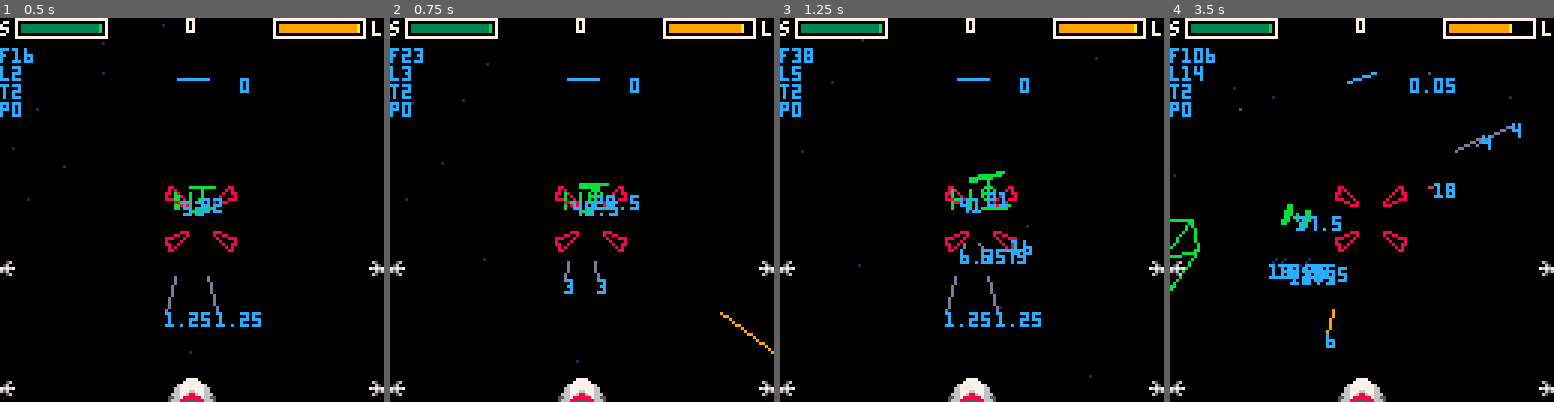
Above: before the commit, frames 1-4 (left to right).
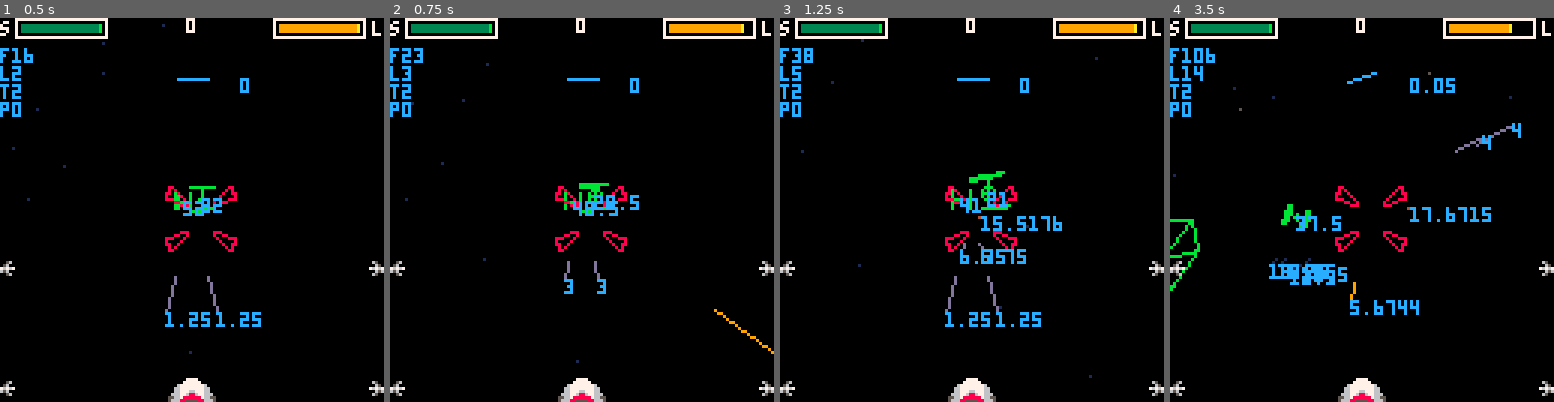
Above: after the commit, the same moments.

Repository: xavier/pico8
Game: PICO-8 cartridge games/xwing.p8
Two runs of this game, one before a commit and one after it. Both use one fixed random seed, a clock stepped at 60 frames per second and the inputs below.
Inputs:
- Up to frame 1 (0.5 s): tap X (X key) at 0.33 s
- Up to frame 2 (0.75 s): tap O (Z key) at 0.7 s
- Up to frame 3 (1.25 s): tap X (X key) at 1.07 s
- Up to frame 4 (3.5 s): hold Right 1.6-2.1 s; tap O (Z key) every 0.4 s from 1.7 to 3.3 s; tap X (X key) at 1.85, 2.97 s; hold Up 2.15-2.42 s; hold Right 2.47-3.03 s; hold Left from 3.08 s (still down)

Frame 1 is identical in both runs. In frame 2, less than 0.1% of the frame differs, in the area x 84-98%, y 75-86%; in frame 3, 0.4%; in frame 4, 0.9%, in the area x 40-84%, y 42-86%.

Commit message:
Focus laser velocity vector to improve firing accuracy

Diff:
--- a/games/xwing.p8
+++ b/games/xwing.p8
@@ -17,6 +17,15 @@
 
 function addv(v1, v2)
  return {v1[1]+v2[1], v1[2]+v2[2], v1[3]+v2[3]}
+end
+
+function subv(v1, v2)
+ return {v1[1]-v2[1], v1[2]-v2[2], v1[3]-v2[3]}
+end
+
+function normv(v)
+ local s = 1/sqrt(sqr(v[1])+sqr(v[2])+sqr(v[3]))
+ return {v[1]*s, v[2]*s, v[3]*s}
 end
 
 function projectv(v)
@@ -172,10 +181,13 @@
 
  local laser = {
   pos=rotate_z(scene_cam[1]-x*4, scene_cam[2]-y-2, 0, xwing.roll),
-  vel={0,0,1},
   col=9,
   blast_radius=1
  }
+
+ local cannon_aim = {scene_cam[1], scene_cam[2], 20}
+
+ laser.vel = normv(subv(cannon_aim, laser.pos))
 
  add(lasers, laser)
 
